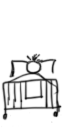
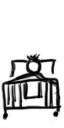
Layers edited between the first and the second 64×128 image:
painted on "Layer 1" over (1, 54, 61, 119)
